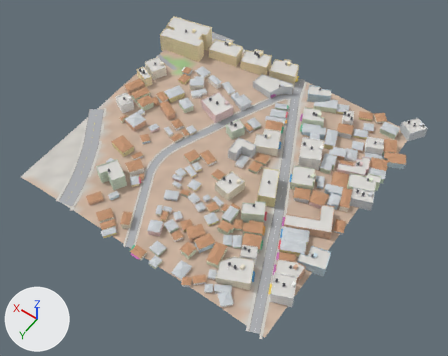
An edit to the glTF model city/hi/t_0_0.glb, drawn before and after from the same camera.
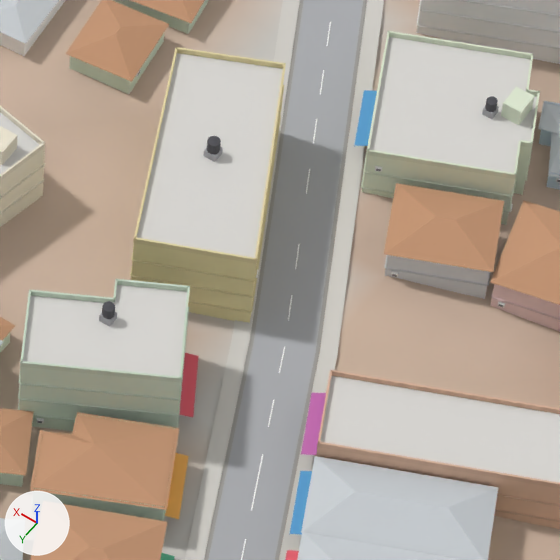
The first picture shows the older version from a camera (50 mm lens) standing at (-85.0, 426.0, 450.0) and looking at (115.0, 146.0, 10.0). The close-ups show the older and then the newer version on the part from 53% to 71% of the width and 45% to 68% of the height of that picture. Only the edits that show in the close-ups are written down. Lighting does not change. The marker at lower left points along +X, +Y and +Z. Vertices at exactly the same position are counted once.

In view in the first close-up: 'Buildings-col', 'Details', 'Roads-col', 'Sidewalks-col', 'Terrain-col'.
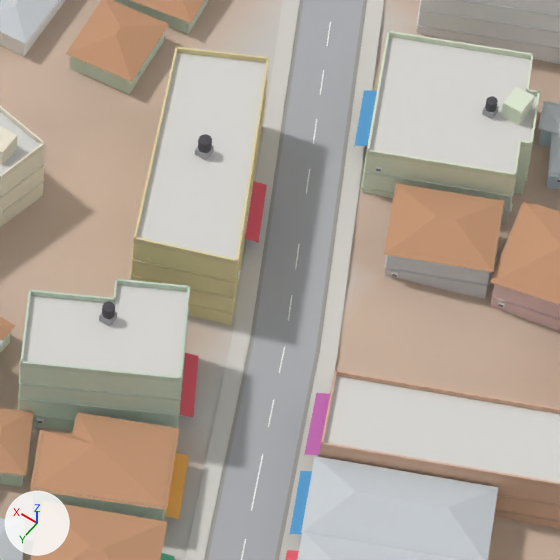
What changed in the scene script:
```text
Change me_buildings_col:
    used by ob_buildings_col; location = (0.0, 0.0, 0.0)
    verts and faces of me_buildings_col; kept vertices keep their numbers, new ones are numbered from 2245
    before: 1108 (58.0, 153.0, 18.0), 1109 (58.0, 153.0, 32.0) at pixel (256, 263), 1110 (71.0, 125.0, 18.0), 1111 (71.0, 125.0, 32.0) at pixel (285, 67)
    remove me_buildings_col.from_pydata(...)  # 2245 vertices, 2641 faces; spans x -13.0..267.0, y -11.0..262.0, z 12.0..42.0
    add me_buildings_col.from_pydata(...)  # 2226 vertices, 2617 faces; spans x -13.0..267.0, y -11.0..262.0, z 12.0..42.0
    me_buildings_col part 1
    add for i in [*range(1108, 1112)]: verts[i] += (2.0, 1.0, 0.0)
    other edits to the shape of me_buildings_col do not show in these pictures
Change me_details:
    used by ob_details; location = (0.0, 0.0, 0.0)
    remove me_details.from_pydata(...)  # 11377 vertices, 18484 faces; spans x -13.0..267.0, y -11.0..262.0, z 15.0..45.0
    add me_details.from_pydata(...)  # 11449 vertices, 18566 faces; spans x -13.0..267.0, y -11.0..259.0, z 15.0..45.0
    me_details part 2: the loose piece of 8 vertices spanning x 58.0..71.0, y 125.0..153.0, z 32.0 is rebuilt with 8 vertices and now spans x 60.0..74.0, y 126.0..154.0, z 32.0..33.0
    me_details part 3: 49 vertices moved from x 58.0..84.0, y 125.0..159.0, z 22.0..35.0 to x 59.0..84.0, y 126.0..159.0, z 22.0..35.0; 45 vertices removed from x 24.0..84.0, y 125.0..167.0, z 22.0..34.0; 105 vertices added at x 23.0..84.0, y 126.0..167.0, z 19.0..34.0
    other edits to the shape of me_details do not show in these pictures
```

Boxes [x1, y1, x2, y2] around the edits, measured in the close-ups (560 x 560 px; the box of a moved part takes in the faces that stretch with it):
part 1 of me_buildings_col, moved or reshaped
    before: [131, 53, 284, 323]
    after: [131, 53, 268, 325]
part 2 of me_details, rebuilt (6% wider)
    before: [255, 63, 286, 263]
    after: [236, 59, 269, 261]
part 3 of me_details, moved or reshaped
    before: [131, 47, 560, 455]
    after: [131, 46, 337, 455]
